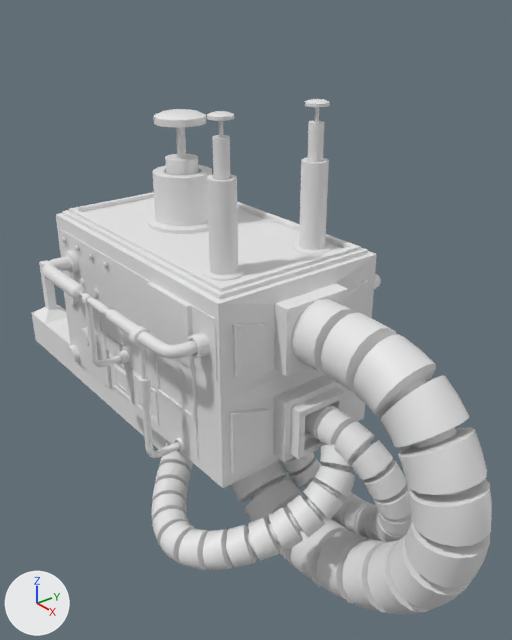
Two versions of the Blender file exporter_cube.blend, one commit apart.
Rendered twice from a 50 mm lens placed at (6.22, -4.24, 3.54), pointed at (0.17, 0.56, -0.16). Every picture has the same lights, and +X, +Y and +Z are marked at lower left.
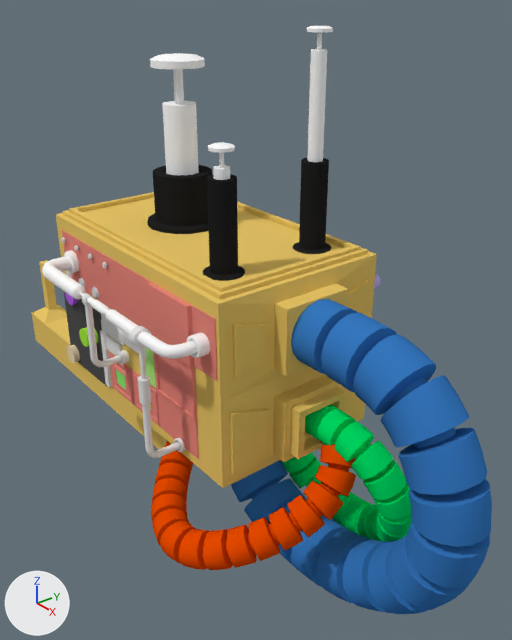
Boxes (x1, y1, x2, y2) around the edits, measured in the pictures (512 x 640 px):
'Cube', recoloured (white to yellow): (32, 192, 377, 488) in both
'Cylinder.010', recoloured (grey to blue): (231, 299, 492, 614) in both
'Cylinder.015', recoloured (white to orange): (151, 441, 356, 570) in both
'Cylinder.011', recoloured (grey to green): (281, 404, 412, 542) in both
'Cylinder.007', moved: before (154, 109, 206, 175); after (150, 53, 205, 175)
'Cylinder.005', recoloured (grey to black): (147, 165, 212, 234) in both
'Cylinder.006', recoloured (grey to black): (203, 174, 245, 281) in both
'Cylinder.004', recoloured (grey to black): (293, 158, 331, 254) in both
'Cylinder.008', moved: before (305, 99, 330, 162); after (307, 26, 333, 162)
'Cube.011', recoloured (grey to black): (64, 292, 107, 386) in both
'Cylinder.009', moved: before (207, 111, 234, 180); after (208, 142, 235, 180)
part 1 of me_cube_001, recoloured (grey to pink): (62, 230, 218, 459) in both
part 2 of me_cube_001, recoloured: (116, 369, 151, 410) in both

The edits, one by one:
Material 'Material' (mat_material) changes colour from white #e7e7e7 to yellow #e7c566; in linear values from (0.8, 0.8, 0.8) to (0.8, 0.558, 0.134).
Material 'Material.001' (mat_material_001) is new.
Its base color is (0.016, 0.016, 0.016) (black #222222).
Material 'Material.003' (mat_material_003) is new.
Its base color is (0.0365, 0.185, 0.517) (blue #3677be).
Material 'Material.004' (mat_material_004) is new.
Its base color is (0.0, 0.8, 0.137) (green #00e767).
Material 'Material.005' (mat_material_005) is new.
Its base color is (0.8, 0.0695, 0.0) (orange #e74b00).
Material 'Material.008' (mat_material_008) is new.
Its base color is (0.8, 0.24, 0.197) (pink #e7867b).
Material 'Material.009' (mat_material_009) is new.
Its base color is (0.272, 0.8, 0.165) (green #8ee771).
Material 'Material.014' (mat_material_014) is new.
Its base color is (0.08, 0.08, 0.08) (dark grey #505050).
me_cube_011 has 8 vertices, 6 faces and spans x -1.47..1.0, y -1.0..1.0, z -1.0..2.08.
me_cube_011 now uses material mat_material_014 (dark grey #505050).
me_cylinder_019 has 64 vertices, 49 faces and spans x -1.0..1.0, y -1.0..1.0, z 0.0..2.77.
me_cylinder_019 now uses material mat_material_005 (orange #e74b00).
me_cylinder_015 has 64 vertices, 49 faces and spans x -1.0..1.0, y -1.0..1.0, z 0.0..2.77.
me_cylinder_015 now uses material mat_material_004 (green #00e767).
me_cylinder_014 has 64 vertices, 49 faces and spans x -1.0..1.0, y -1.0..1.0, z 0.0..2.77.
me_cylinder_014 now uses material mat_material_003 (blue #3677be).
me_cylinder_009 has 96 vertices, 82 faces and spans x -1.48..1.48, y -1.48..1.48, z -1.06..1.0.
me_cylinder_009 now uses material mat_material_001 (black #222222).
me_cylinder_008 has 96 vertices, 82 faces and spans x -3.13..3.13, y -3.13..3.13, z -1.07..0.31.
me_cylinder_008 now uses material mat_material_001 (black #222222).
me_cube_001 has 128 vertices, 126 faces and spans x -1.0..1.0, y -6.29..1.0, z -4.46..1.0.
me_cube_001 is used by ob_cube_001; location (0.0, -1.0, 0.53); scale (1.57, 0.00871, 0.315).
me_cube_001 part 1: 124 of the faces centred in x -1.0..1.0, y -6.29..1.0, z -4.46..1.0 switch from no material to mat_material_008 (pink #e7867b).
me_cube_001 part 2: all 2 faces centred in x -0.22..0.13, y -2.17, z -3.72 switch from no material to mat_material_009 (green #8ee771).
Object 'Cylinder.009' (ob_cylinder_009) moves from (1.1, -0.57, 2.12) to (1.1, -0.57, 1.85).
Object 'Cylinder.008' (ob_cylinder_008) moves from (1.1, 0.57, 2.12) to (1.1, 0.57, 2.77).
Object 'Cylinder.007' (ob_cylinder_007) moves from (-0.43, 0.0, 1.34) to (-0.43, 0.0, 1.92).
